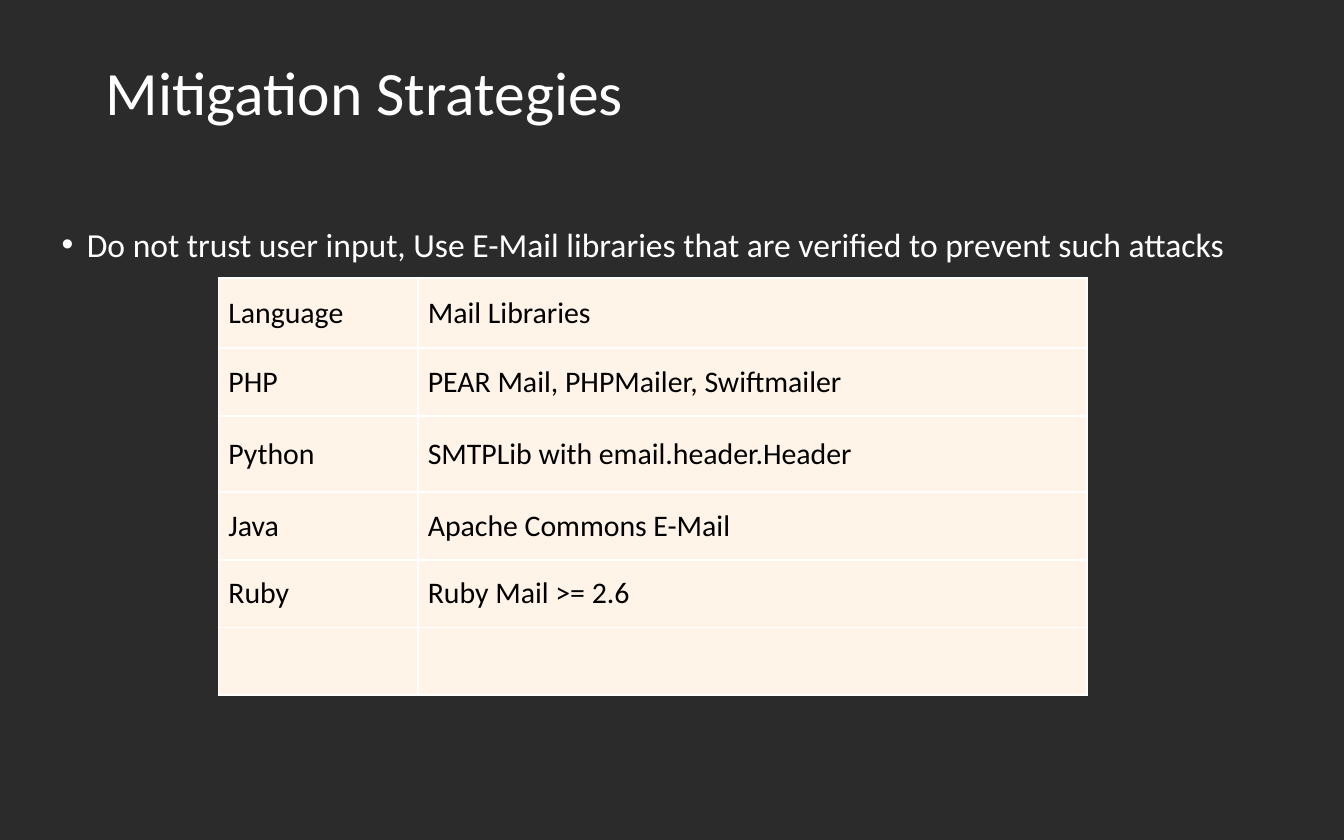
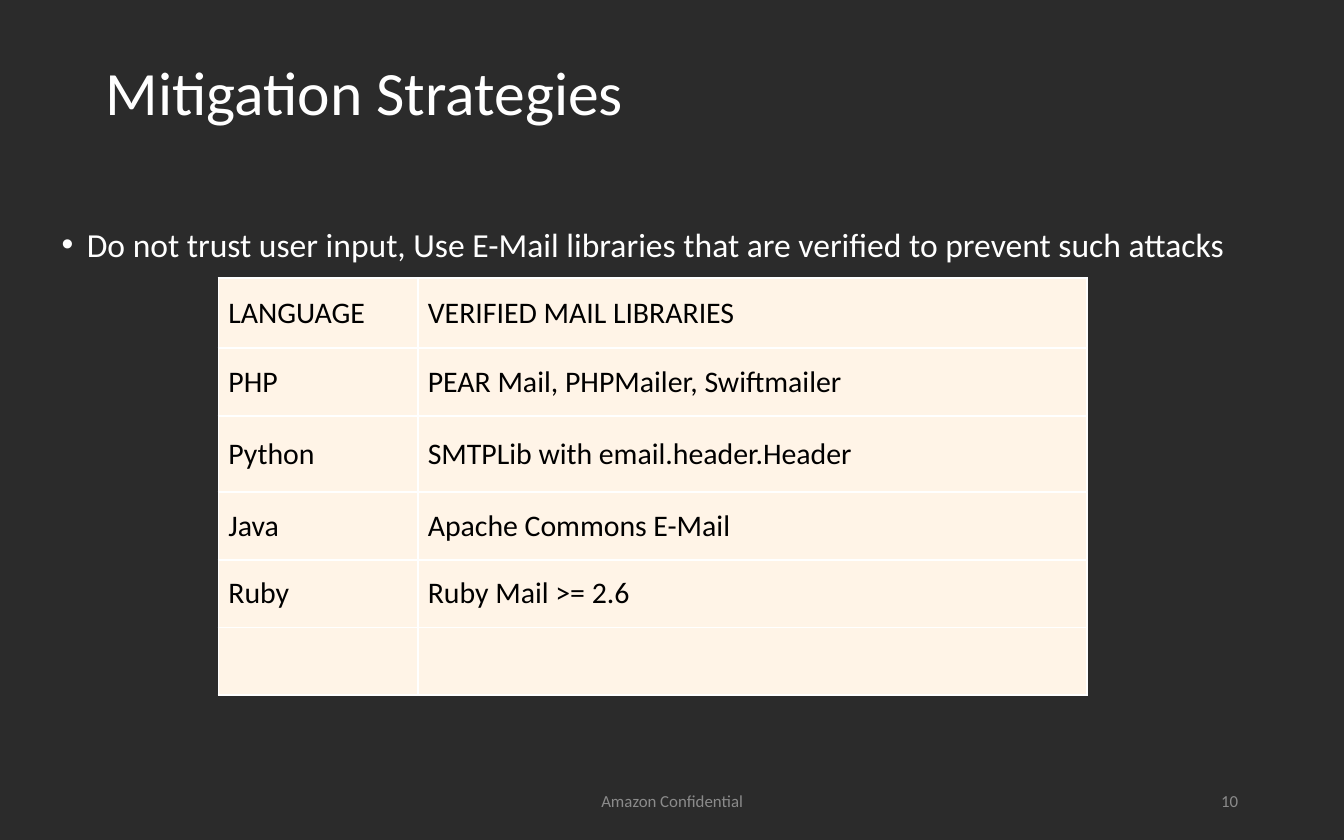
Before and after one commit to TDA/Zoncon, a slide deck: slide 10 of Zoncon-2017-Sai-Pc-ZCSlides.pptx (slide 16 before the commit). Drawn at 1344x840 pixels with LibreOffice and Linux fonts; fonts in the diff are those of the drawing; background and template pictures are left out; a plain dark background stands for a picture behind light text. Boxes give left, top, right and bottom in pixels: in the first picture for what was removed or moved away, otherwise in the second. Text is boxed around its words. In the diff, an @@ line names an element or a change of style, - is before the commit and + after.

```diff
--- a/Zoncon-2017-Sai-Pc-ZCSlides.pptx
+++ b/Zoncon-2017-Sai-Pc-ZCSlides.pptx
@@ table at <box>218,278,1086,696</box> @@
-row 1, column 1: Language
+row 1, column 1: LANGUAGE
-row 1, column 2: Mail Libraries
+row 1, column 2: VERIFIED MAIL LIBRARIES
@@ text added at <box>601,795,743,807</box>, 9 pt, text #8C8C8C @@
+Amazon Confidential
@@ page number added at <box>1221,796,1238,807</box>, 9 pt, text #8C8C8C @@
+10
```
Also in this commit, not shown: 11 other slides changed, 2 slides added, 9 slides removed.
